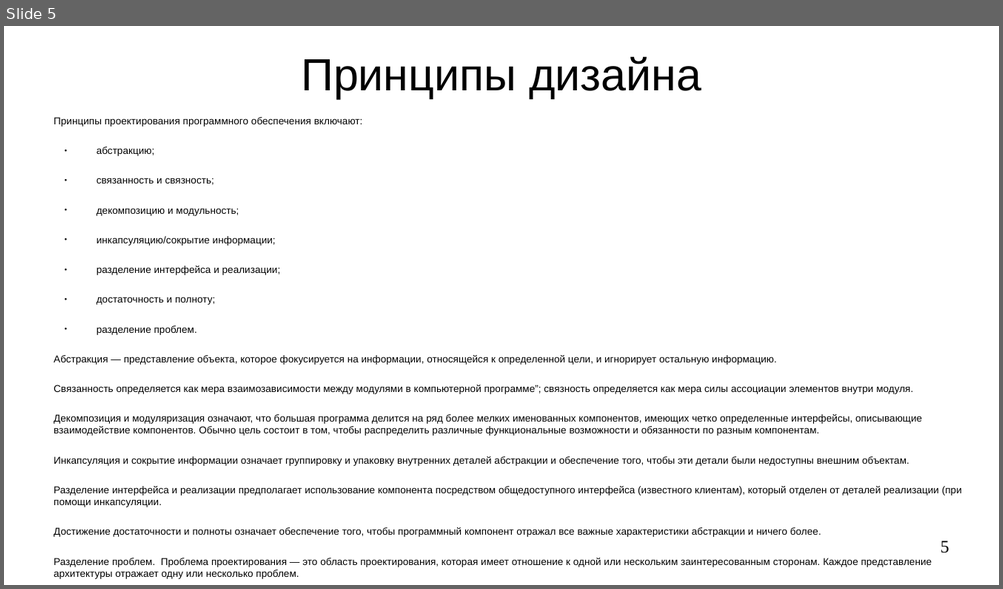
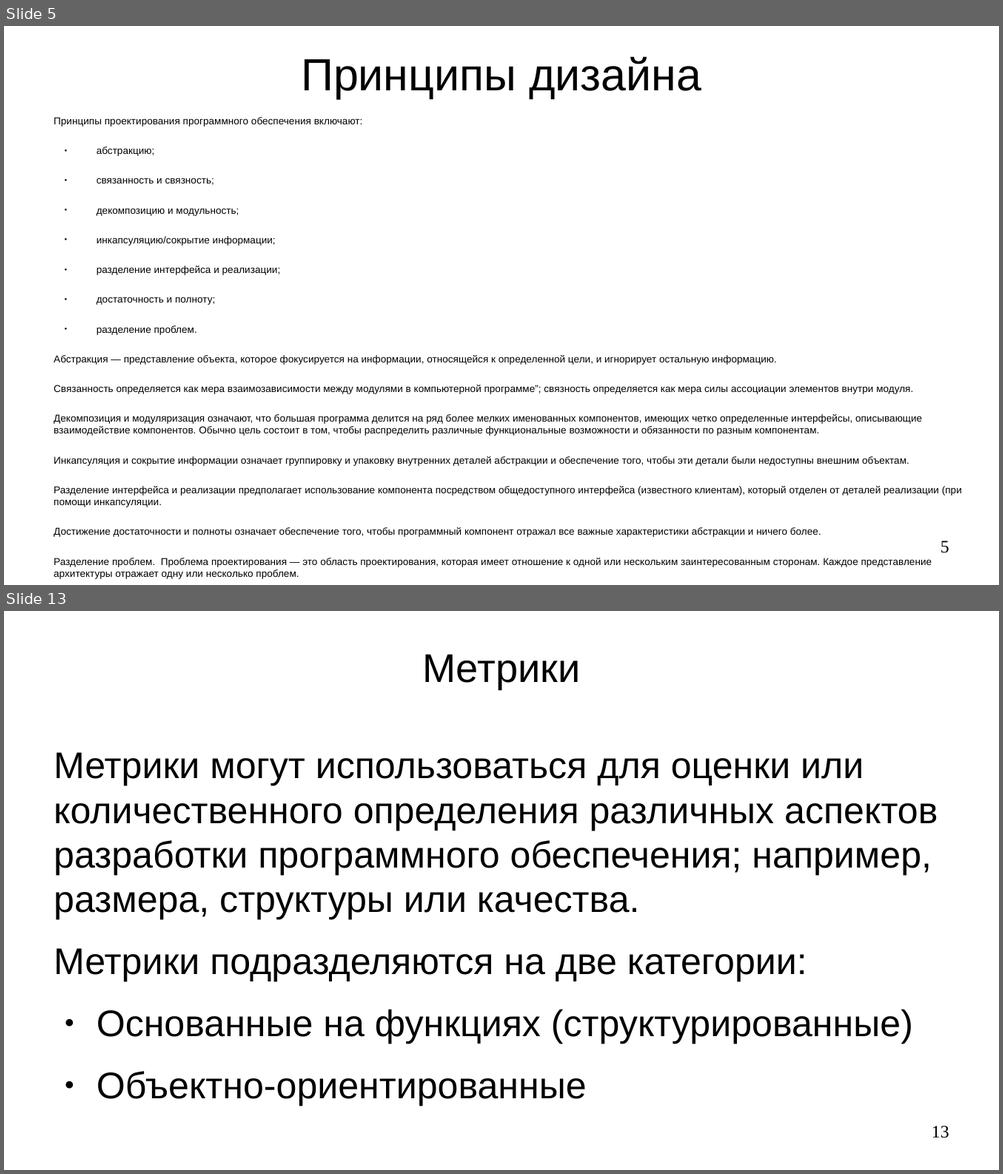
Before and after one commit to steelcraft/stud-lab, a slide deck: Лекции/CASWE01#L2.odp. Shown one above the other, each under a label of ours: slide 5 before the commit, slides 5 and 13 after it; the slides between them are not shown. The pictures are 1003x589 and 1003x1174 pixels, drawn with LibreOffice and Linux fonts; fonts in the diff are those of the drawing. Boxes give left, top, right and bottom in pixels: in the first picture for what was removed or moved away, otherwise in the second. Text is boxed around its words. In the diff, an @@ line names an element or a change of style, - is before the commit and + after.

Commit message:
Добавлен раздел "Анализ качества разработки ПО. Метрики"

```diff
--- a/Лекции/CASWE01#L2.odp
+++ b/Лекции/CASWE01#L2.odp
@@ slide 13 added at <box>4,611,999,1170</box>, background #FFFFFF @@
@@ title added at <box>422,654,580,689</box>, 32 pt, text #000000 @@
+Метрики
@@ text added at <box>54,752,937,1044</box>, 29.6 pt, text #000000 @@
+Метрики могут использоваться для оценки или количественного определения различных аспектов разработки программного обеспечения; например, размера, структуры или качества.
+Метрики подразделяются на две категории:
+● Основанные на функциях (структурированные)
+● Объектно-ориентированные
@@ page number added at <box>931,1126,949,1139</box>, 14 pt, text #000000 @@
+13
```
Also in this commit, not shown: 1 slide changed, 6 other slides added.
